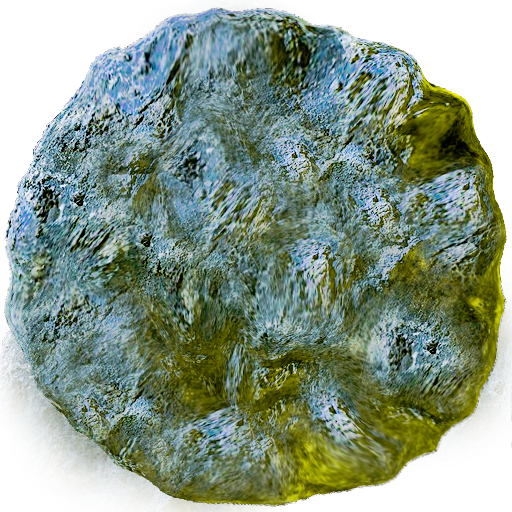
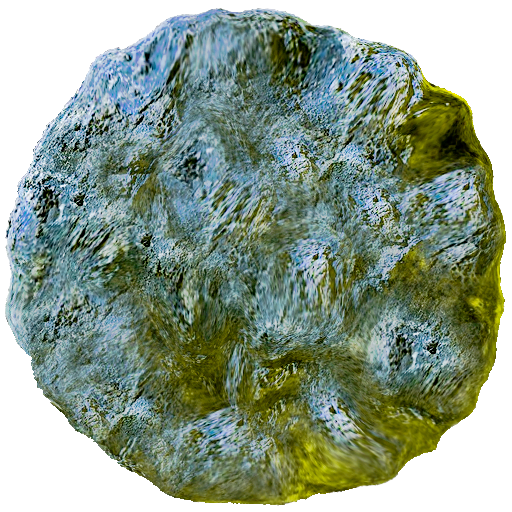
Comparing the layer stacks of the two 512x512 images. Changes:
painted on "Layer 1 copy 2" over left=0, top=0, right=512, bottom=512
painted on "Layer 1 copy" over left=0, top=0, right=512, bottom=512
painted on "Layer 1" over left=0, top=0, right=512, bottom=512
